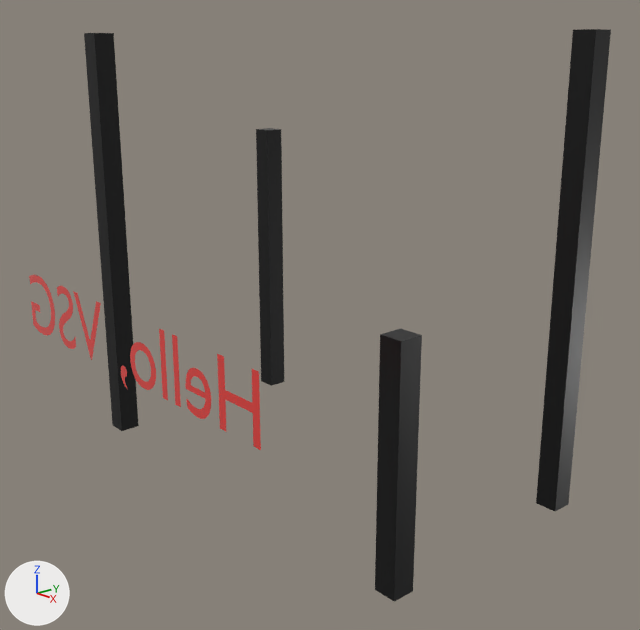
Renders of the Blender file models/world/world.blend from each side of a commit.
Rendered twice from a camera (50 mm lens) standing at (5.97, -5.19, 3.87) and looking at (0.28, -0.23, 1.6). The lights are fixed; the arrows at lower left show +X, +Y and +Z.
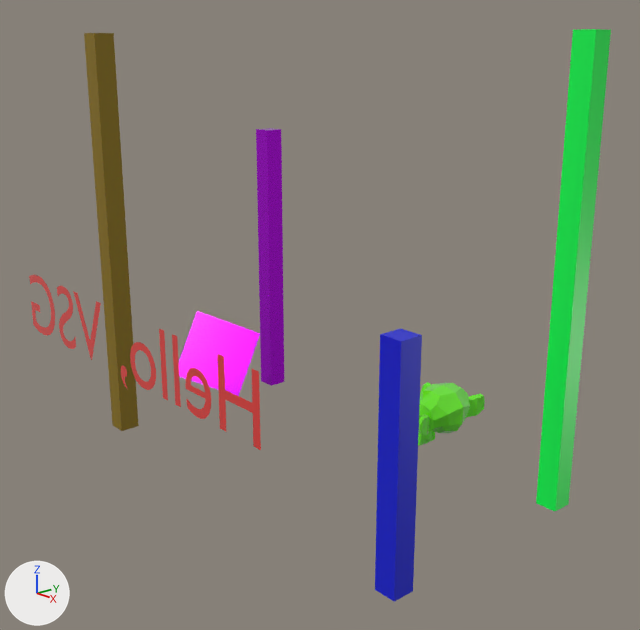
Edits to the bpy script that builds the scene:
```text
Change mat_material:
    mat_material.base_color: (0.0, 0.0, 0.0) -> (0.000608, 1.0, 0.083)  # black #000000 -> green #02ff51
Change mat_material_001:
    mat_material_001.base_color: (0.0, 0.0, 0.0) -> (0.26, 0.165, 0.00277)  # black #000000 -> yellow #8b7109
Change mat_material_002:
    mat_material_002.base_color: (0.0, 0.0, 0.0) -> (0.0032, 0.0094, 0.662)  # black #000000 -> blue #0b18d5
Change mat_material_003:
    mat_material_003.base_color: (0.0, 0.0, 0.0) -> (0.603, 0.0, 1.0)  # black #000000 -> purple #cc00ff
    mat_material_003.metallic: 0.0 -> 0.772
Add mat_material_005:
    mat_material_005 = principled_material('Material.005')
    mat_material_005.base_color = (0.119, 0.8, 0.0)  # green #61e700
    mat_material_005.roughness = 0.0
    mat_material_005.specular_ior_level = 1.0
    mat_material_005.sheen_weight = 0.153
Add me_cube_004:
    me_cube_004.from_pydata(...)  # a box spanning x -1.0..1.0, y -1.0..1.0, z -1.0..1.0
    me_cube_004.materials.append(mat_material_003)  # purple #cc00ff
Add me_suzanne:
    me_suzanne.from_pydata(...)  # 507 vertices, 500 faces; spans x -1.37..1.37, y -0.85..0.85, z -0.98..0.98
    me_suzanne.materials.append(mat_material_005)  # green #61e700
Add ob_cube_004:
    ob_cube_004 = bpy.data.objects.new('Cube.004', me_cube_004)
    ob_cube_004.location = (-1.72, 0.0, 0.66)
    ob_cube_004.rotation_euler = (-0.357, 0.371, 0.9)  # degrees (-20, 21, 52)
    ob_cube_004.scale = (0.353, 0.353, 0.353)
Add ob_suzanne:
    ob_suzanne = bpy.data.objects.new('Suzanne', me_suzanne)
    ob_suzanne.location = (1.51, 0.0, 0.95)
    ob_suzanne.rotation_euler = (0.0, 0.0, -1.571)  # degrees (0, 0, -90)
    ob_suzanne.scale = (0.294, 0.294, 0.294)
```

Boxes [x1, y1, x2, y2] around the edits, measured in the pictures (640 x 630 px):
'Cube', recoloured (black to green): [536, 29, 611, 511] in both
'Cube.001', recoloured: [84, 33, 139, 431] in both
'Cube.002', recoloured (black to blue): [375, 329, 422, 602] in both
'Cube.003', recoloured, surface changed (black to purple): [256, 128, 284, 386] in both
'Cube.004', added: after [179, 311, 260, 396]
'Suzanne', added (green): after [418, 382, 485, 446]
